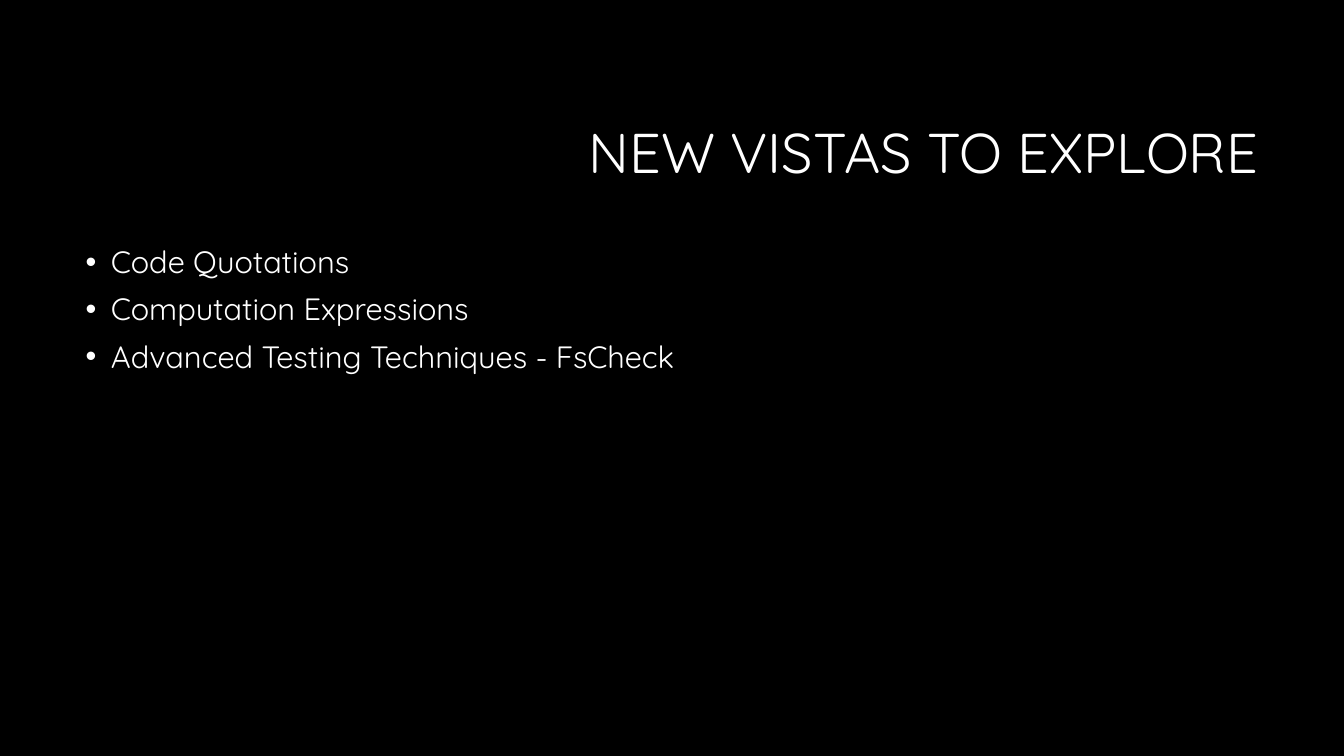
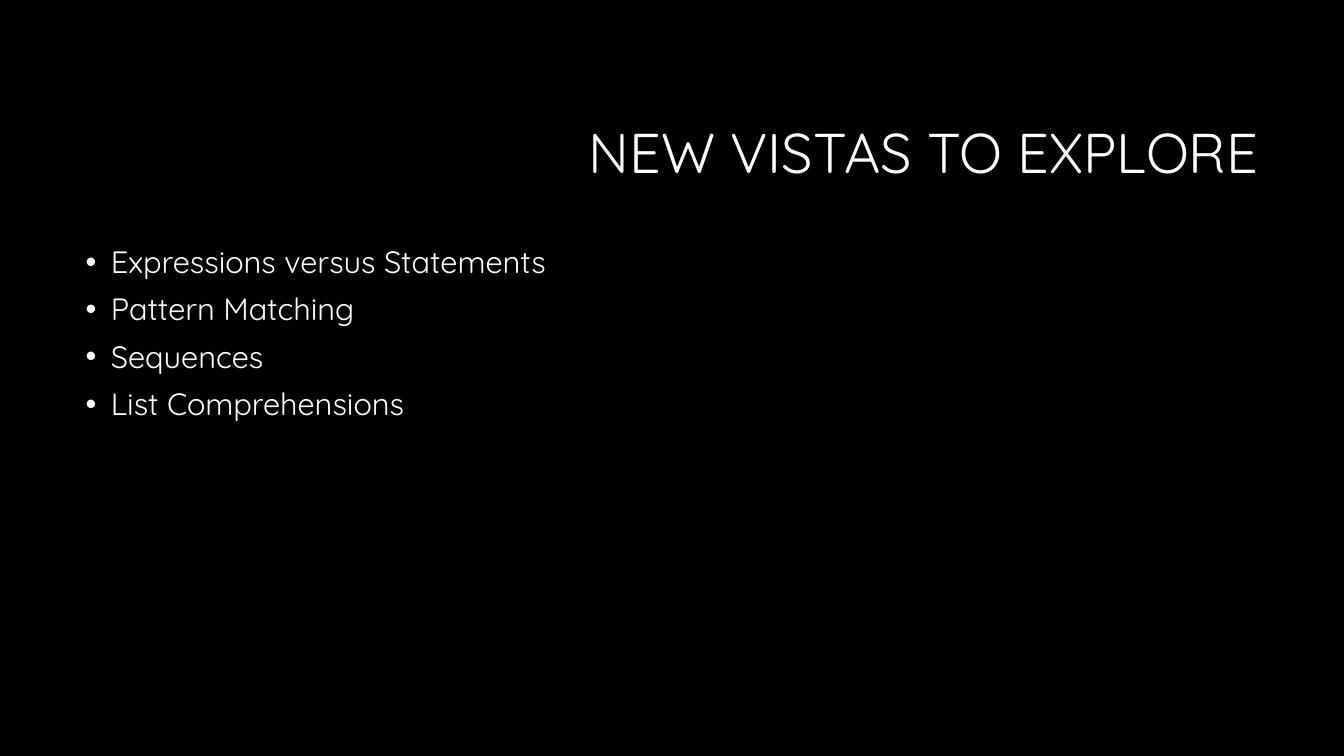
Before and after one commit to dathayer23/FSharpPresentations, a slide deck: slide 3 of Presentation2/slides/IntroToFSharpPart2.pptx. Drawn at 1344x756 pixels with LibreOffice and Linux fonts; fonts in the diff are those of the drawing; background and template pictures are left out. Boxes give left, top, right and bottom in pixels: in the first picture for what was removed or moved away, otherwise in the second. Text is boxed around its words. In the diff, an @@ line names an element or a change of style, - is before the commit and + after.

```diff
--- a/Presentation2/slides/IntroToFSharpPart2.pptx
+++ b/Presentation2/slides/IntroToFSharpPart2.pptx
@@ text at box(111, 251, 546, 421): text changed @@
-• Code Quotations
-• Computation Expressions
-• Advanced Testing Techniques - FsCheck
+• Expressions versus Statements
+• Pattern Matching
+• Sequences
+• List Comprehensions
```
Also in this commit, not shown: 1 other slide changed, 4 slides removed, 8 other files.
